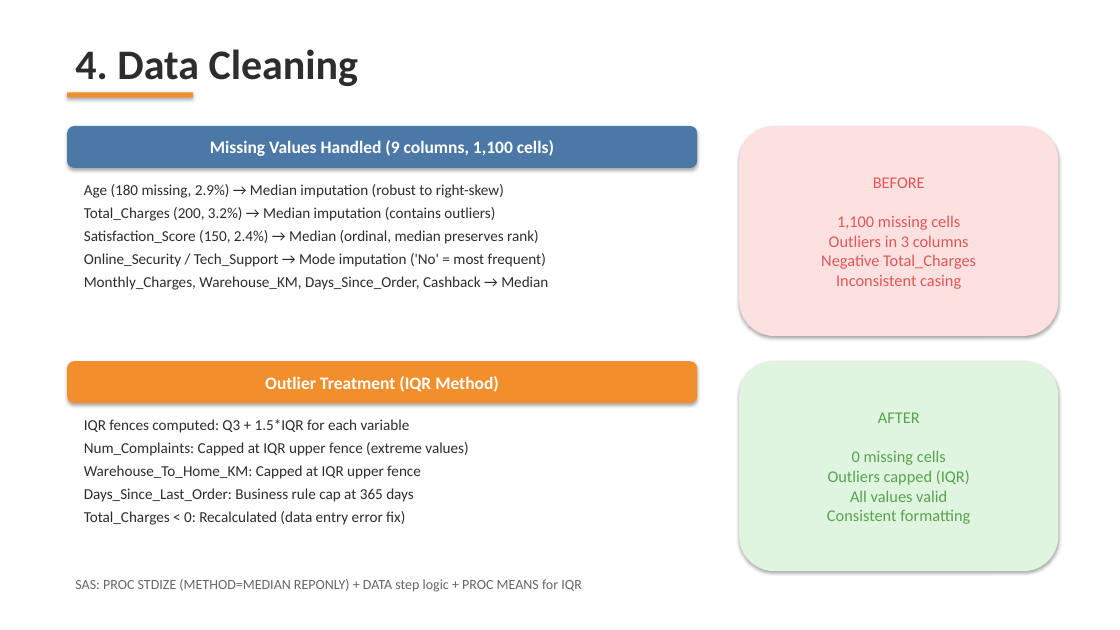
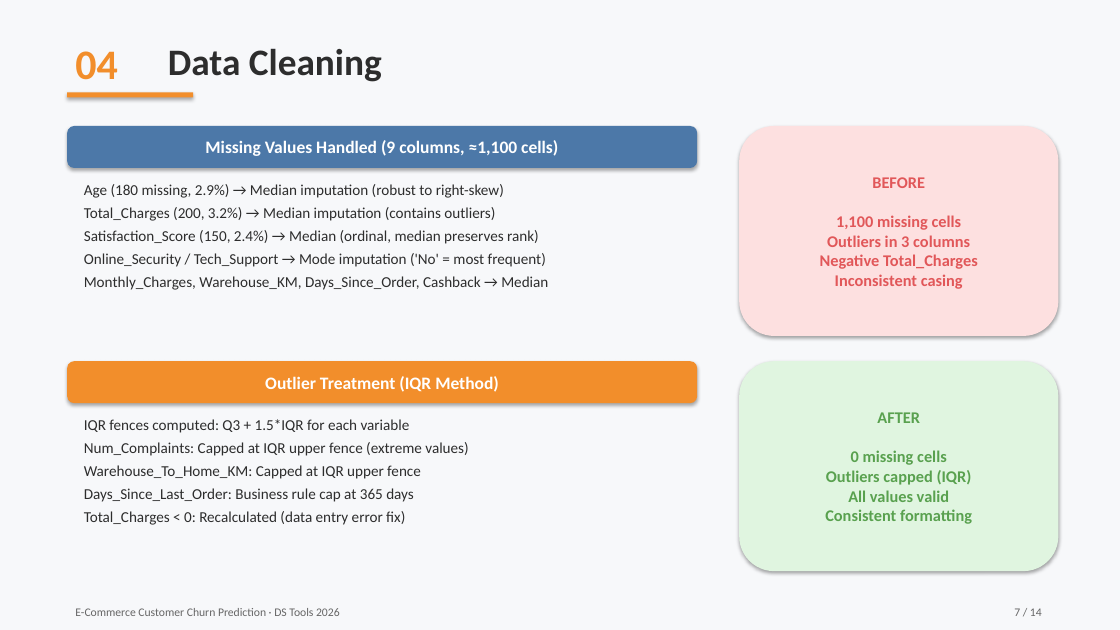
Before and after one commit to ZeyadZaher03/dstools, a slide deck: slide 7 of Churn_Prediction_Presentation.pptx (slide 6 before the commit). Drawn at 1120x630 pixels with LibreOffice and Linux fonts; fonts in the diff are those of the drawing. Boxes give left, top, right and bottom in pixels: in the first picture for what was removed or moved away, otherwise in the second. Text is boxed around its words. In the diff, an @@ line names an element or a change of style, - is before the commit and + after.

```diff
--- a/Churn_Prediction_Presentation.pptx
+++ b/Churn_Prediction_Presentation.pptx
@@ background #FFFFFF to #F7F8FA @@
@@ text added at (x1=75, y1=51, x2=118, y2=80), 36 pt, text #F28E2B, bold @@
+04
@@ text at (x1=168, y1=48, x2=382, y2=82): text changed; size 36 to 32 pt @@
-4. Data Cleaning
+Data Cleaning
@@ text in rounded rectangle at (x1=205, y1=140, x2=558, y2=156): text changed @@
-Missing Values Handled (9 columns, 1,100 cells)
+Missing Values Handled (9 columns, ≈1,100 cells)
@@ rounded rectangle "BEFORE 1,100 missing cells Outliers ..." at (x1=739, y1=126, x2=1059, y2=336): bold on @@
@@ rounded rectangle "AFTER 0 missing cells Outliers ..." at (x1=739, y1=361, x2=1059, y2=571): bold on @@
@@ text removed at (x1=75, y1=579, x2=582, y2=592) @@
-SAS: PROC STDIZE (METHOD=MEDIAN REPONLY) + DATA step logic + PROC MEANS for IQR
@@ text added at (x1=75, y1=608, x2=340, y2=616), 10 pt, text #666666 @@
+E-Commerce Customer Churn Prediction · DS Tools 2026
@@ text added at (x1=1014, y1=608, x2=1042, y2=616), 10 pt, text #666666 @@
+7 / 14
```
Also in this commit, not shown: 12 other slides changed, 1 slide added, 6 other files.
